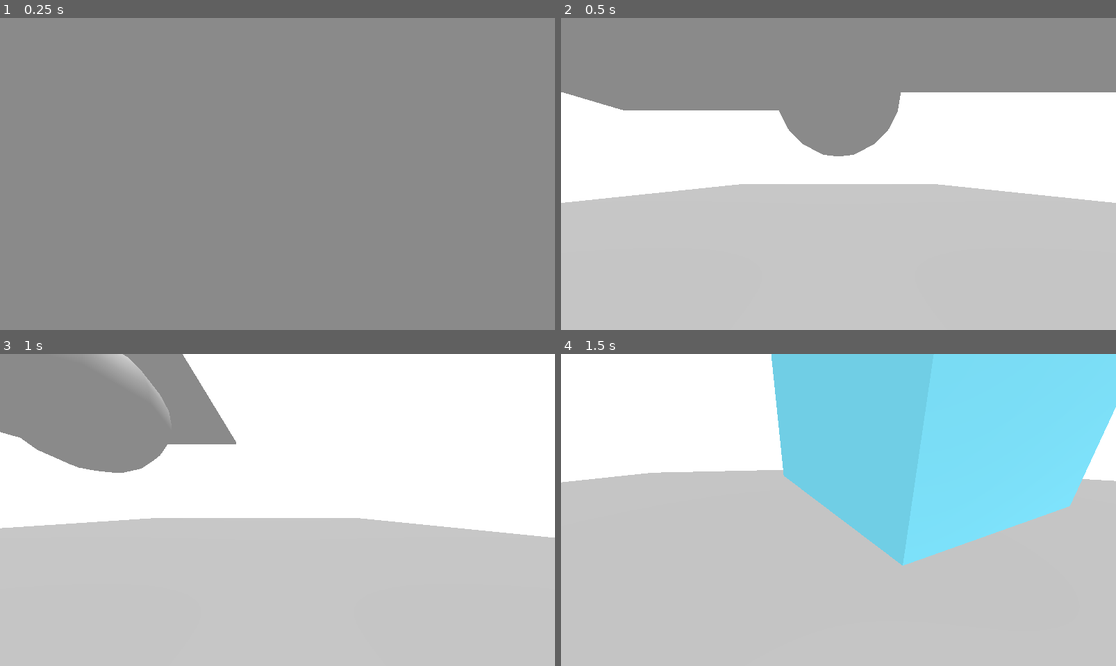
Above: before the commit, frames 1-4 (two rows, left to right).
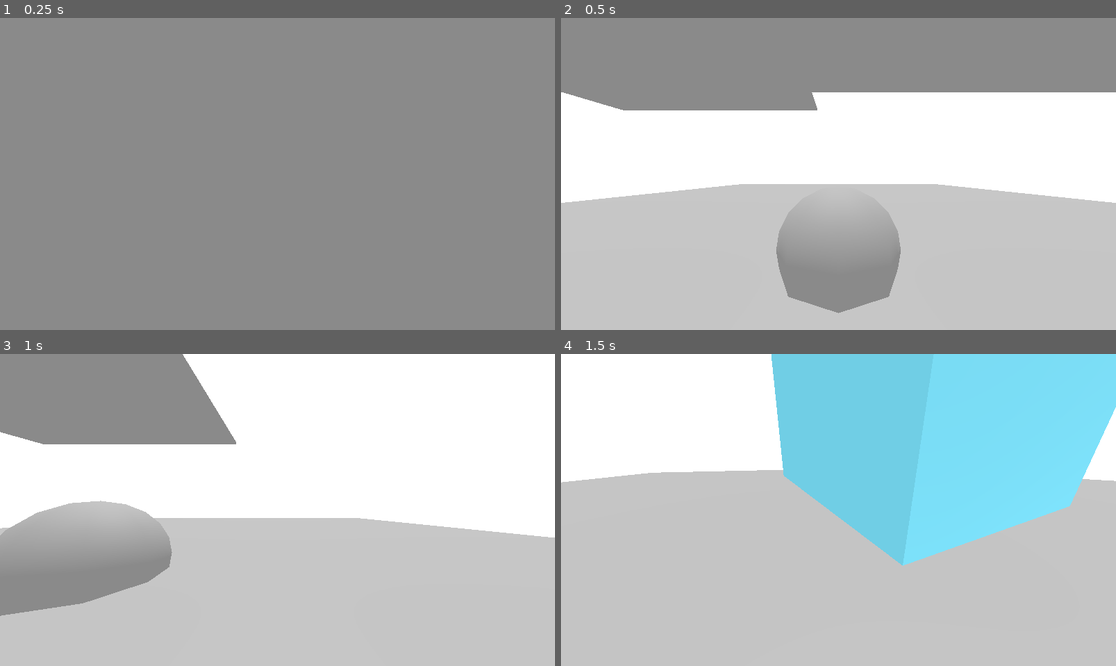
Above: after the commit, the same moments.

Repository: kennethbchen/Memory-Mall-Game
Game: Godot game, scene res://game.tscn
Two runs of this game, one before a commit and one after it. Both use one fixed random seed, a clock stepped at 60 frames per second and the inputs below.
Inputs (mouse positions are in pixels of both pictures, inside the frame that each line leads up to):
- Up to frame 1 (0.25 s): no input
- Up to frame 2 (0.5 s): no input
- Up to frame 3 (1 s): move the mouse to (399, 494) at 0.52 s; press the mouse at (399, 494) at 0.53 s; hold D (game_right) from 0.53 s (still down)
- Up to frame 4 (1.5 s): move the mouse to (810, 510) at 1.27 s; release D (game_right) at 1.28 s; release the mouse at (810, 510) at 1.28 s; hold W (game_forward) from 1.28 s (still down); click (810, 510) at 1.35 s

Frame 1 is identical in both runs. In frame 2, 8.7% of the frame differs, in the area x 38-62%, y 23-95%; in frame 3, 10%, in the area x 0-32%, y 0-84%; in frame 4, nothing differs.

Commit message:
Combined edge detect and turbulent displace into one shader

Diff:
--- a/edge_detect.gdshader
+++ b/edge_detect.gdshader
@@ -5,9 +5,14 @@
 // https://godotshaders.com/shader/depth-based-edge-detection-with-sobel-operator-screenspace/
 // https://godotshaders.com/shader/normal-based-edge-detection-with-sobel-operator-screenspace/
 
+// Then, applies turbulent displace effect to the edges from:
+// https://www.shadertoy.com/view/MscSzf
+
 uniform sampler2D SCREEN_TEXTURE: hint_screen_texture, filter_linear_mipmap;
 uniform sampler2D NORMAL_TEXTURE : hint_normal_roughness_texture, filter_linear_mipmap;
 uniform sampler2D DEPTH_TEXTURE: hint_depth_texture, filter_linear_mipmap;
+
+group_uniforms edge_detection;
 
 uniform float normal_threshold = 0.5;
 uniform float depth_threshold = 3;
@@ -27,6 +32,13 @@
 	vec3(-1.0, -2.0, -1.0)
 );
 
+group_uniforms turbulent_displace;
+
+uniform sampler2D NOISE_PATTERN;
+
+uniform float noise_amount = 0.01;
+uniform float error_range = 0.001;
+uniform float error_period = 0.1;
 
 float linearize_depth(vec2 uv_coord, mat4 proj_matrix){
 	float depth = texture(DEPTH_TEXTURE, uv_coord).x;
@@ -53,6 +65,10 @@
 
 void fragment() {
 	vec2 uv = SCREEN_UV;
+
+	float noise = texture(NOISE_PATTERN, uv).r * noise_amount;
+
+	uv = uv + vec2(error_range * sin(error_period * uv.y) + noise, error_range * sin(error_period * uv.x) + noise);
 
 	vec3 normal = texture(NORMAL_TEXTURE, uv).rgb;
 	normal = normal * 2.0 - 1.0;
--- a/edge_detect_material.tres
+++ b/edge_detect_material.tres
@@ -1,6 +1,11 @@
-[gd_resource type="ShaderMaterial" load_steps=2 format=3 uid="uid://c570223gepdw3"]
+[gd_resource type="ShaderMaterial" load_steps=4 format=3 uid="uid://c570223gepdw3"]
 
 [ext_resource type="Shader" path="res://edge_detect.gdshader" id="1_g0702"]
+
+[sub_resource type="FastNoiseLite" id="FastNoiseLite_v3167"]
+
+[sub_resource type="NoiseTexture2D" id="NoiseTexture2D_wii0l"]
+noise = SubResource("FastNoiseLite_v3167")
 
 [resource]
 render_priority = 0
@@ -9,3 +14,7 @@
 shader_parameter/depth_threshold = 3.0
 shader_parameter/line_color = Color(0, 0, 0, 1)
 shader_parameter/background_color = Color(1, 1, 1, 1)
+shader_parameter/noise_amount = 0.01
+shader_parameter/error_range = 0.001
+shader_parameter/error_period = 0.1
+shader_parameter/NOISE_PATTERN = SubResource("NoiseTexture2D_wii0l")
--- a/game.tscn
+++ b/game.tscn
@@ -90,7 +90,7 @@
 size = Vector3(2.02344, 5.25684, 6.4314)
 
 [node name="CSGSphere3D" type="CSGSphere3D" parent="."]
-transform = Transform3D(1, 0, 0, 0, 1, 0, 0, 0, 1, 0, 4.03546, -3.81947)
+transform = Transform3D(1, 0, 0, 0, 1, 0, 0, 0, 1, 0, 0.407125, -3.81947)
 radius = 1.452
 radial_segments = 9
 rings = 10
--- a/turbulent_displace.gdshader
+++ /dev/null
@@ -1,30 +0,0 @@
-shader_type spatial;
-render_mode unshaded;
-
-// https://www.shadertoy.com/view/MscSzf
-
-uniform sampler2D SCREEN_TEXTURE: hint_screen_texture, filter_linear_mipmap;
-
-uniform sampler2D NOISE_PATTERN;
-
-uniform float noise_amount = 0.01;
-uniform float error_range = 0.001;
-uniform float error_period = 0.1;
-
-void vertex(){
-	POSITION = vec4(VERTEX, 1.0);
-}
-
-void fragment() {
-
-	vec2 uv = SCREEN_UV;
-
-	float noise = texture(NOISE_PATTERN, uv).r * noise_amount;
-
-	uv = uv + vec2(error_range * sin(error_period * uv.y) + noise, error_range * sin(error_period * uv.x) + noise);
-
-	vec4 screen_color = textureLod(SCREEN_TEXTURE, uv, 0.0);
-
-	ALBEDO = screen_color.rgb;
-
-}
--- a/turbulent_displace.tres
+++ /dev/null
@@ -1,17 +0,0 @@
-[gd_resource type="ShaderMaterial" load_steps=4 format=3 uid="uid://ki7ch6eldh6n"]
-
-[ext_resource type="Shader" path="res://turbulent_displace.gdshader" id="1_lsf1x"]
-
-[sub_resource type="FastNoiseLite" id="FastNoiseLite_bl85o"]
-offset = Vector3(5.35, 0, 0)
-
-[sub_resource type="NoiseTexture2D" id="NoiseTexture2D_6xnal"]
-noise = SubResource("FastNoiseLite_bl85o")
-
-[resource]
-render_priority = 0
-shader = ExtResource("1_lsf1x")
-shader_parameter/noise_amount = 0.01
-shader_parameter/error_range = 0.001
-shader_parameter/error_period = 0.1
-shader_parameter/NOISE_PATTERN = SubResource("NoiseTexture2D_6xnal")
